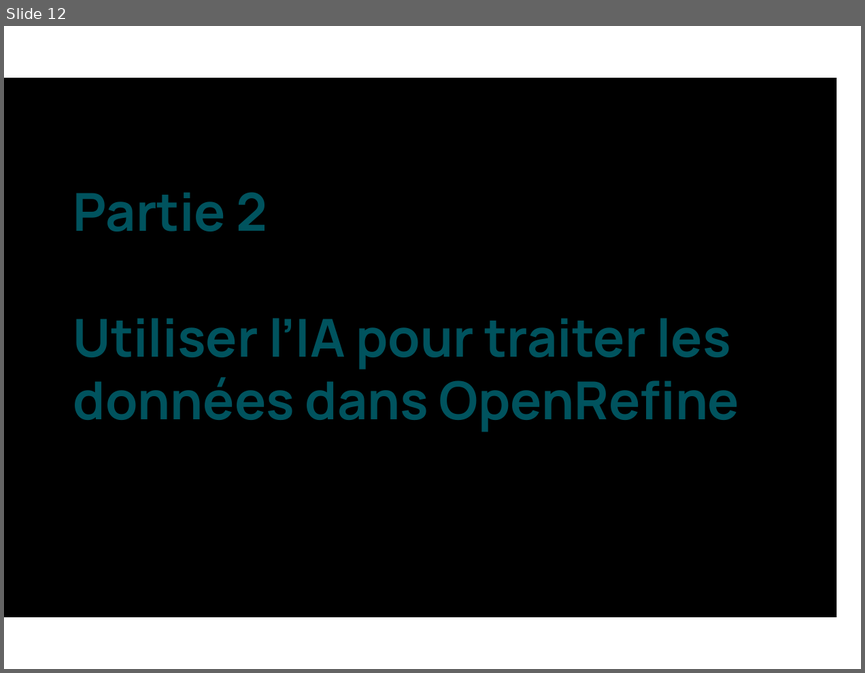
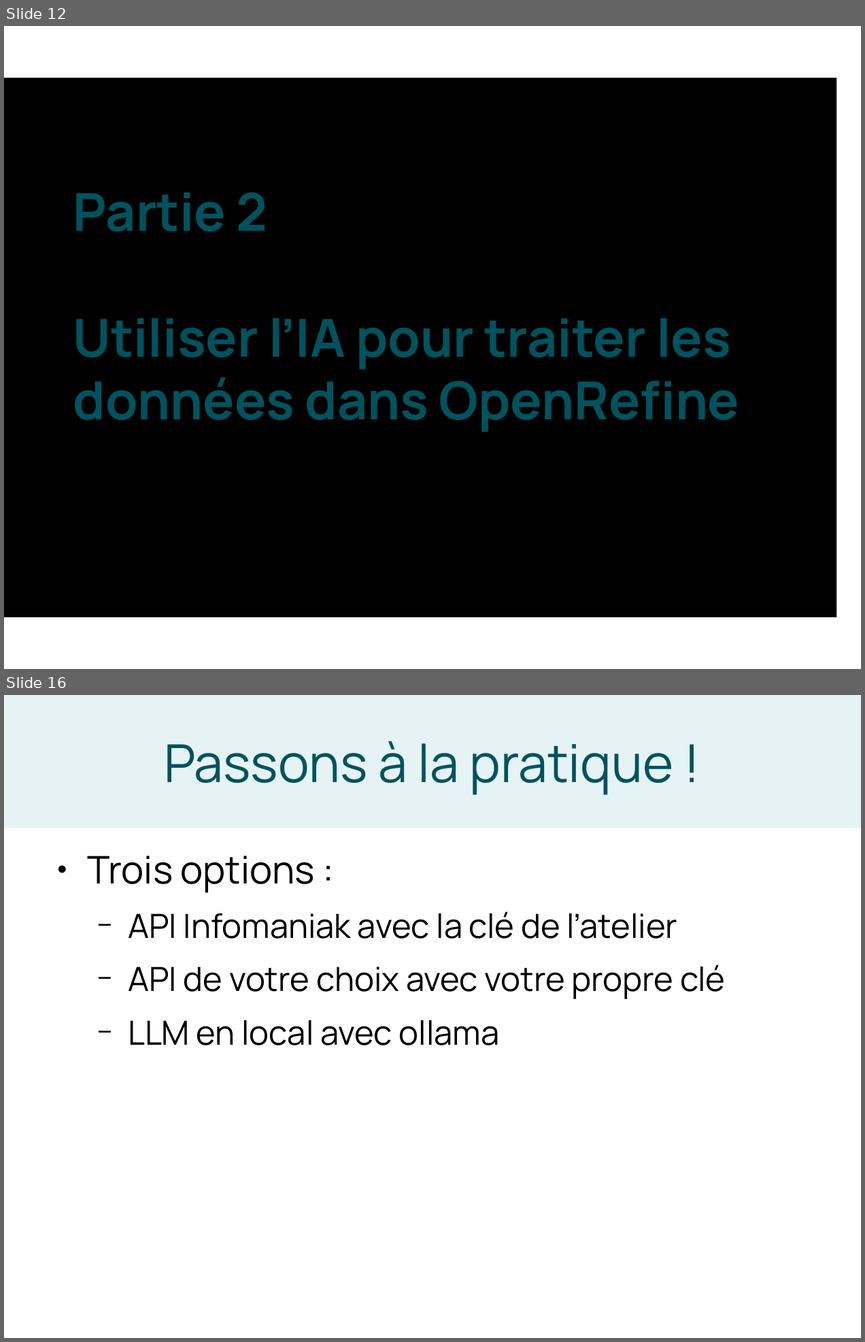
Before and after one commit to liowalter/open-refine-libreabc2025, a slide deck: presentation/openrefine-libreABC2025.odp. Shown one above the other, each under a label of ours: slide 12 before the commit, slides 12 and 16 after it; the slides between them are not shown. The pictures are 865x673 and 865x1342 pixels, drawn with LibreOffice and Linux fonts; fonts in the diff are those of the drawing. Boxes give left, top, right and bottom in pixels: in the first picture for what was removed or moved away, otherwise in the second. Text is boxed around its words. In the diff, an @@ line names an element or a change of style, - is before the commit and + after.

```diff
--- a/presentation/openrefine-libreABC2025.odp
+++ b/presentation/openrefine-libreABC2025.odp
@@ slide 16 added at (x1=4, y1=695, x2=861, y2=1338), background #FFFFFF @@
@@ title added at (x1=4, y1=695, x2=861, y2=828), fill #E6F3F4, 44 pt, text #00535E @@
+Passons à la pratique !
@@ text added at (x1=88, y1=855, x2=725, y2=1045), 28 pt, text #000000 @@
+● Trois options :
+  − API Infomaniak avec la clé de l’atelier
+  − API de votre choix avec votre propre clé
+  − LLM en local avec ollama
```
Also in this commit, not shown: 2 slides changed, 4 other slides added, 1 slide removed.
